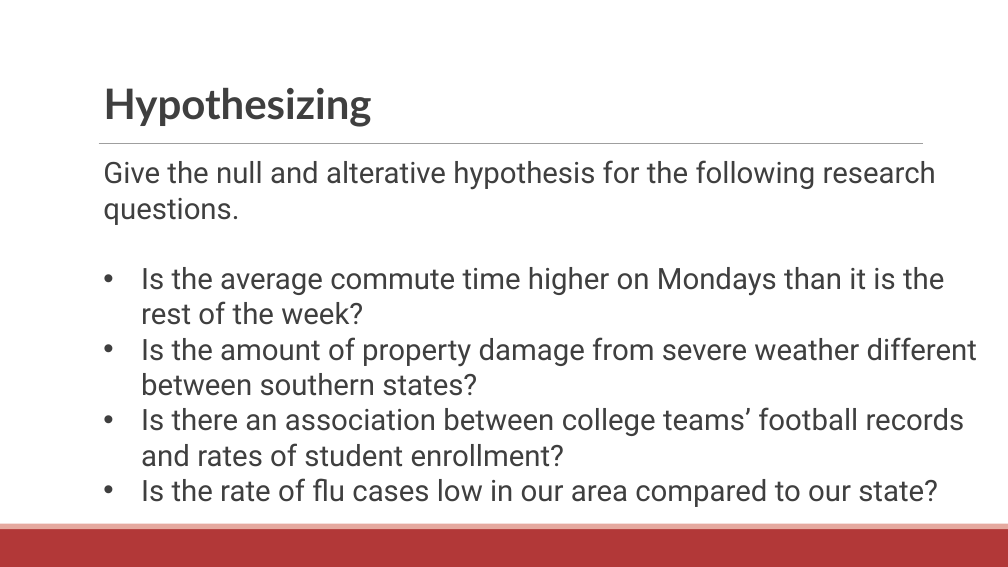
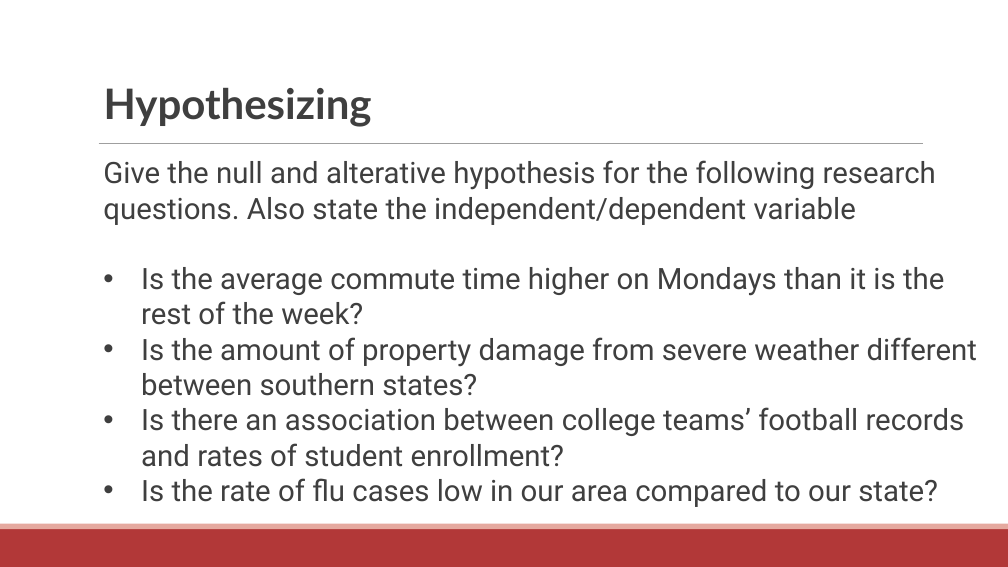
Before and after one commit to communitymaplab/geog4300_datascience, a slide deck: slide 5 of in_class_slides/geog4300_L13 Hypotheses and one sample tests and normality.pptx (slide 4 before the commit). Drawn at 1008x567 pixels with LibreOffice and Linux fonts; fonts in the diff are those of the drawing. Boxes give left, top, right and bottom in pixels: in the first picture for what was removed or moved away, otherwise in the second. Text is boxed around its words. In the diff, an @@ line names an element or a change of style, - is before the commit and + after.

```diff
--- a/in_class_slides/geog4300_L13 Hypotheses and one sample tests and normality.pptx
+++ b/in_class_slides/geog4300_L13 Hypotheses and one sample tests and normality.pptx
@@ text at (103,160,936,225): text changed @@
-Give the null and alterative hypothesis for the following research questions.
+Give the null and alterative hypothesis for the following research questions. Also state the independent/dependent variable
```
Also in this commit, not shown: 1 slide added, 8 other files.
